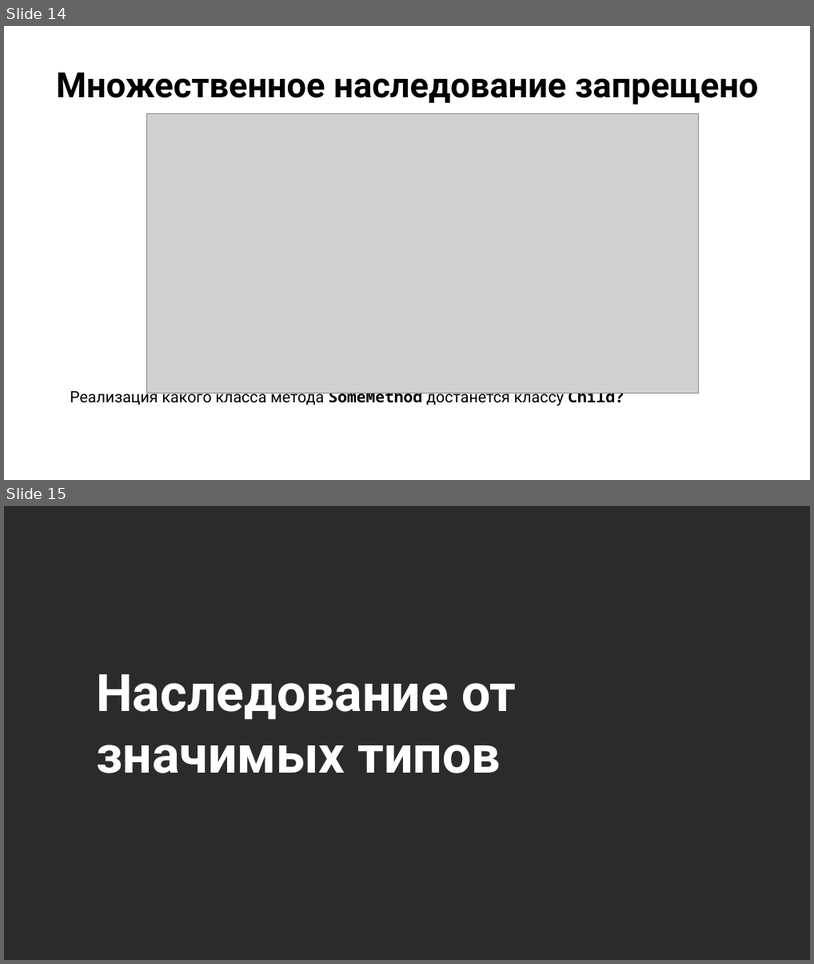
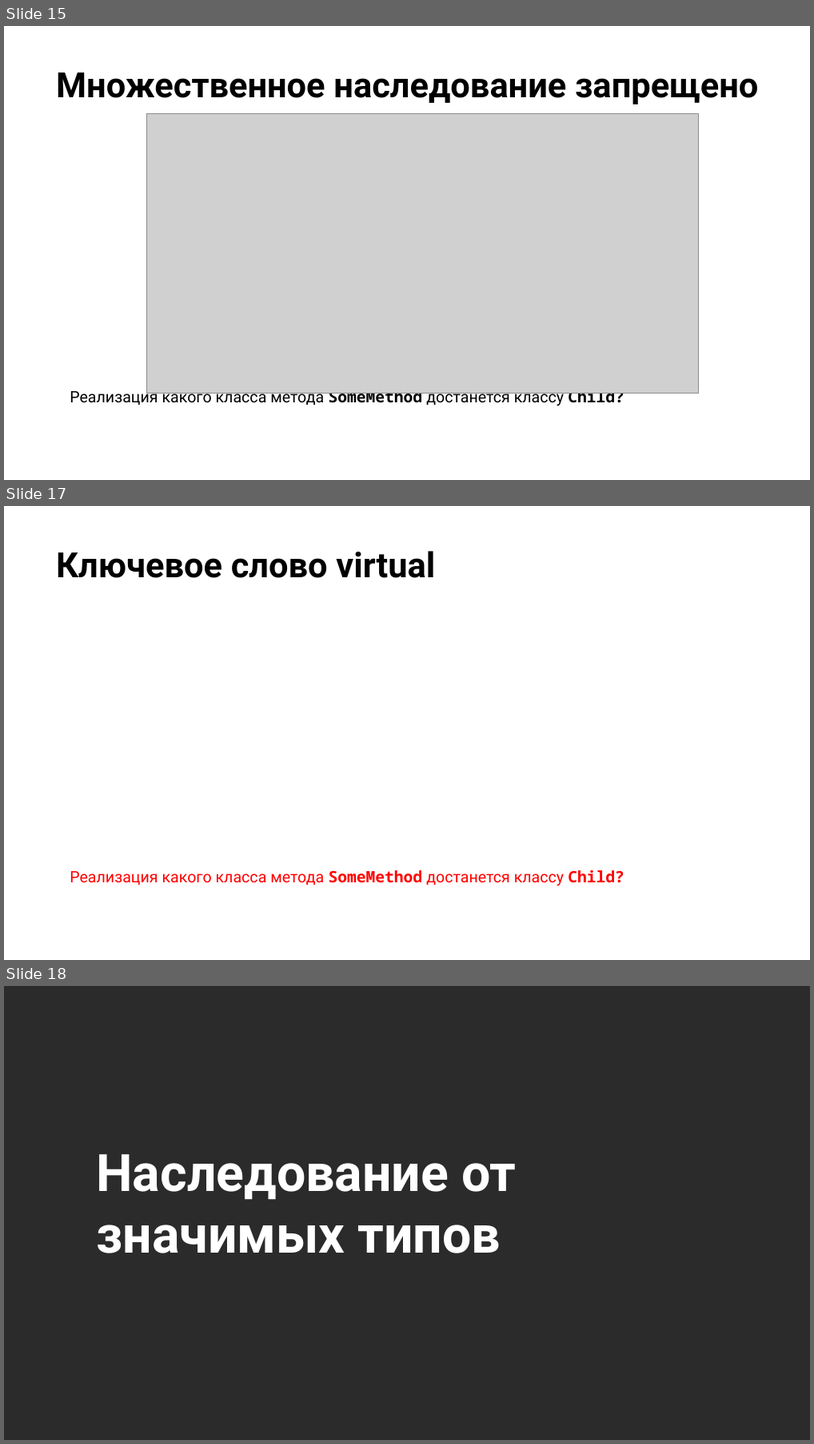
Before and after one commit to NilovPavel/OOP, a slide deck: ООП.pptx. Shown one above the other, each under a label of ours: slides 14 and 15 before the commit, slides 15, 17 and 18 after it; the slides between them are not shown. The pictures are 814x964 and 814x1444 pixels, drawn with LibreOffice and Linux fonts; fonts in the diff are those of the drawing; grey boxes stand for pictures; background and template pictures are left out; a plain dark background stands for a picture behind light text. Boxes give left, top, right and bottom in pixels: in the first picture for what was removed or moved away, otherwise in the second. Text is boxed around its words. In the diff, an @@ line names an element or a change of style, - is before the commit and + after.

```diff
--- a/ООП.pptx
+++ b/ООП.pptx
@@ slide 17 added at [4, 506, 810, 960], background picture (left out) @@
@@ title added at [56, 551, 435, 578], 31 pt, text #000000, bold @@
+Ключевое слово virtual
@@ text added at [70, 870, 625, 886], 14 pt, text #FF0000 @@
+Реализация какого класса метода SomeMethod достанется классу Child?
@@ what was slide 14 is now slide 15 @@
@@ what was slide 15 is now slide 18 @@
```
Also in this commit, not shown: 3 slides changed, 3 other slides added, 1 slide removed, 19 other files.
